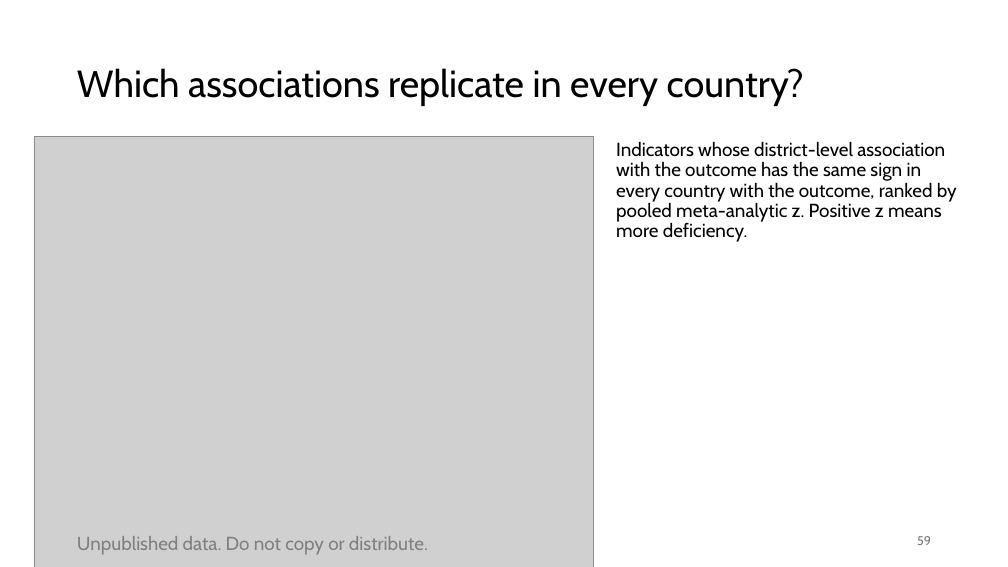
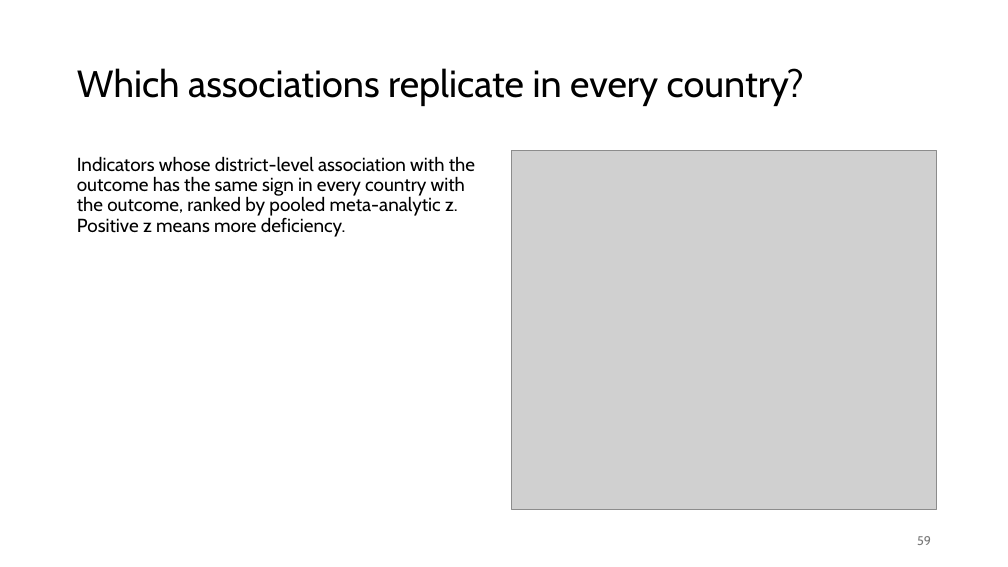
Before and after one commit to amertens/mn-prediction, a slide deck: slide 59 of docs/slides/MN-proxy-full-talk-2026-09.pptx. Drawn at 1008x567 pixels with LibreOffice and Linux fonts; fonts in the diff are those of the drawing; grey boxes stand for pictures; background and template pictures are left out. Boxes give left, top, right and bottom in pixels: in the first picture for what was removed or moved away, otherwise in the second. Text is boxed around its words. In the diff, an @@ line names an element or a change of style, - is before the commit and + after.

```diff
--- a/docs/slides/MN-proxy-full-talk-2026-09.pptx
+++ b/docs/slides/MN-proxy-full-talk-2026-09.pptx
@@ text "Indicators whose district-level association with ..." rewrapped from (616, 141, 957, 242) to (77, 156, 475, 237) @@
@@ picture: place and size @@
-picture at (34, 136, 594, 567)
+picture at (511, 150, 936, 510)
@@ text removed at (77, 536, 428, 555) @@
-Unpublished data. Do not copy or distribute.
```
Also in this commit, not shown: 63 other slides changed, 12 other files.
